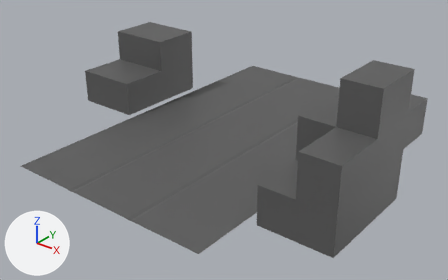
An edit to the FBX model Simple runner game/Assets/Meshes/Props.fbx, drawn before and after from the same camera.
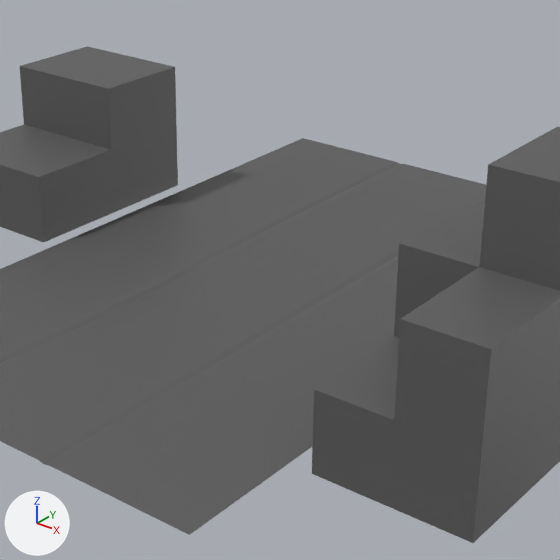
Each version appears first whole from a camera (50 mm lens) standing at (19.62, -35.38, 15.04) and looking at (0.5, -11.48, 0.23), and next in a close-up on the part from 24% to 84% of the width and 0% to 95% of the height. The lights are fixed; the arrows at lower left show +X, +Y and +Z. Where no turn or scale is listed for an object, it has been applied to the vertices.

The older version as bpy lines, for what is in view:
```python
me_testsegment = bpy.data.meshes.new('TestSegment')
me_testsegment.from_pydata(...)  # 95 vertices, 74 faces; spans x -10.2..10.4, y -20.0..0.0, z 0.0..6.3
me_testsegment.materials.append(mat_base_material)  # dark grey #5c5c5c
ob_testsegment = bpy.data.objects.new('TestSegment', me_testsegment)
ob_testsegment.location = (0.0, 0.0, 0.0)
```
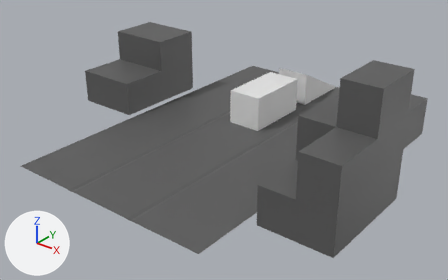
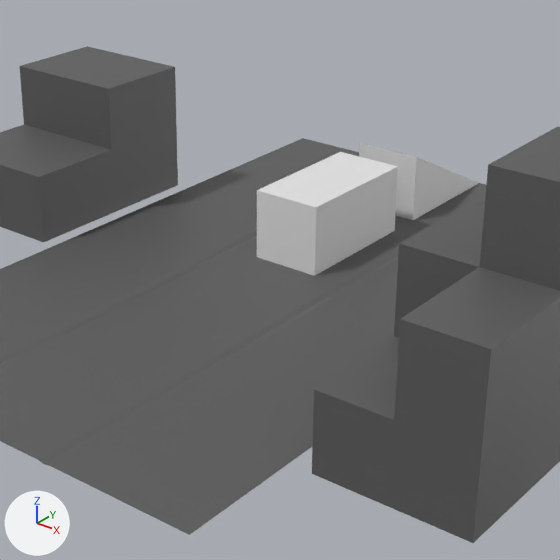
What differs and where, as boxes [x1, y1, x2, y2] in the close-ups (560 x 560 px):
'Platform', added
    after: [257, 152, 398, 276]
'Ladder', added
    after: [359, 143, 478, 220]

What changed in the scene script:
```text
Add me_platform:
    me_platform.from_pydata([(-1.0, 0.0, 0.0), (-1.0, 0.0, 2.0), (1.0, 0.0, 0.0), (1.0, 0.0, 2.0), (-1.0, -4.0, 0.0), (-1.0, -4.0, 2.0), (1.0, -4.0, 2.0), (1.0, -4.0, 0.0)], [], [(2, 0, 1, 3), (7, 6, 5, 4), (3, 1, 5, 6), (2, 3, 6, 7), (1, 0, 4, 5)])
Add me_ladder:
    me_ladder.from_pydata([(-1.0, -4.0, 0.0), (-1.0, -4.0, 2.0), (-1.0, 0.0, 0.0), (1.0, -4.0, 0.0), (1.0, -4.0, 2.0), (1.0, 0.0, 0.0)], [], [(0, 1, 2), (5, 4, 3), (3, 4, 1, 0), (5, 2, 1, 4)])
Add ob_platform:
    ob_platform = bpy.data.objects.new('Platform', me_platform)
    ob_platform.location = (0.0, -5.0, 0.0)
Add ob_ladder:
    ob_ladder = bpy.data.objects.new('Ladder', me_ladder)
    ob_ladder.location = (0.0, 0.0, 0.0)
```
